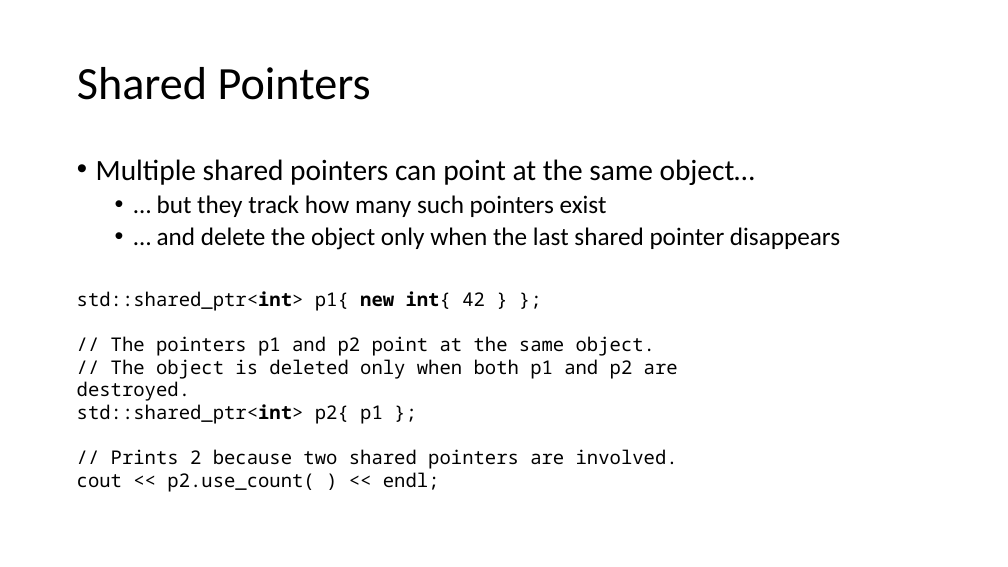
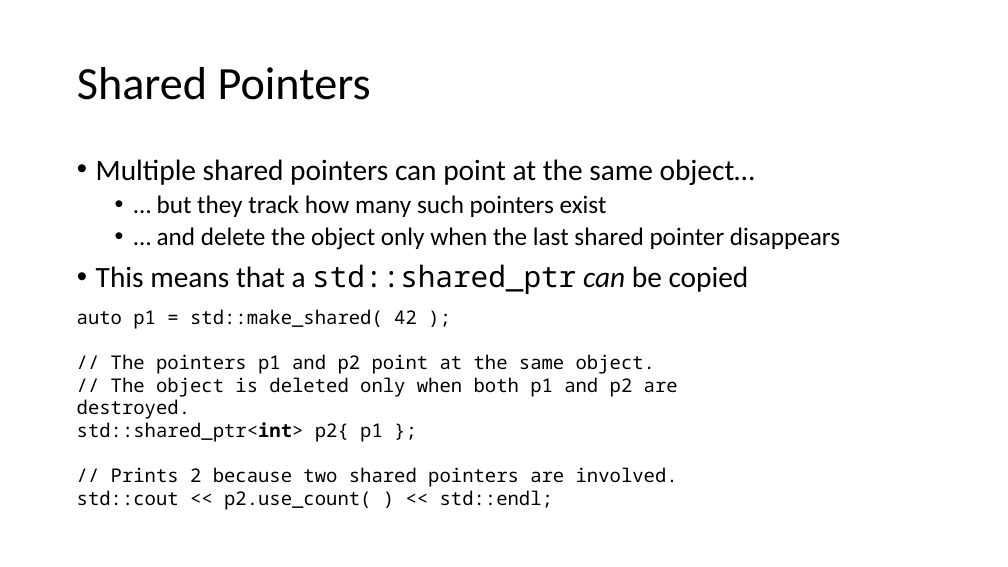
Before and after one commit to pchapin/cpp, a slide deck: slide 16 of Presentations/SmartPointers.pptx (slide 15 before the commit). Drawn at 1008x567 pixels with LibreOffice and Linux fonts; fonts in the diff are those of the drawing. Boxes give left, top, right and bottom in pixels: in the first picture for what was removed or moved away, otherwise in the second. Text is boxed around its words. In the diff, an @@ line names an element or a change of style, - is before the commit and + after.

Commit message:
Added some information about weak pointers.

```diff
--- a/Presentations/SmartPointers.pptx
+++ b/Presentations/SmartPointers.pptx
@@ text at (96,264,749,294): paragraph added @@
+• This means that a std::shared_ptr can be copied
@@ text "auto p1 = std::make_shared( 42 ...": place and size @@
-text "auto p1 = std::make_shared( 42 ..." at (77,291,678,492)
+text "auto p1 = std::make_shared( 42 ..." at (77,309,678,510)
@@ text at (77,309,417,329): text changed @@
-std::shared_ptr<int> p1{ new int{ 42 } };
+auto p1 = std::make_shared( 42 );
@@ text at (77,490,553,510): text changed @@
-cout << p2.use_count( ) << endl;
+std::cout << p2.use_count( ) << std::endl;
```
Also in this commit, not shown: 12 other slides changed, 5 slides added, 2 slides removed.
